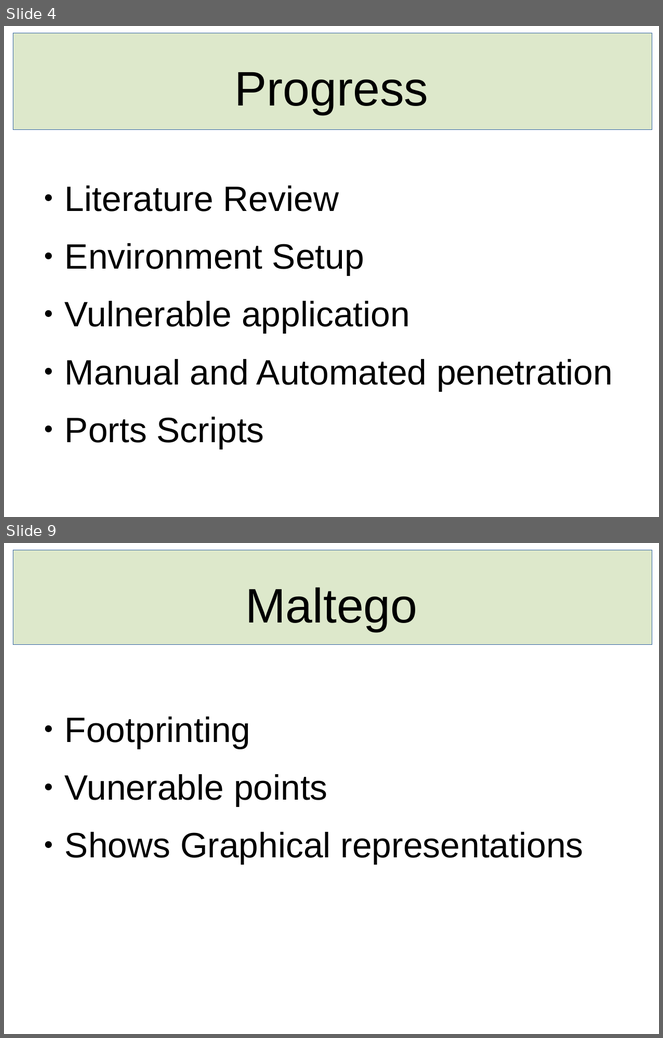
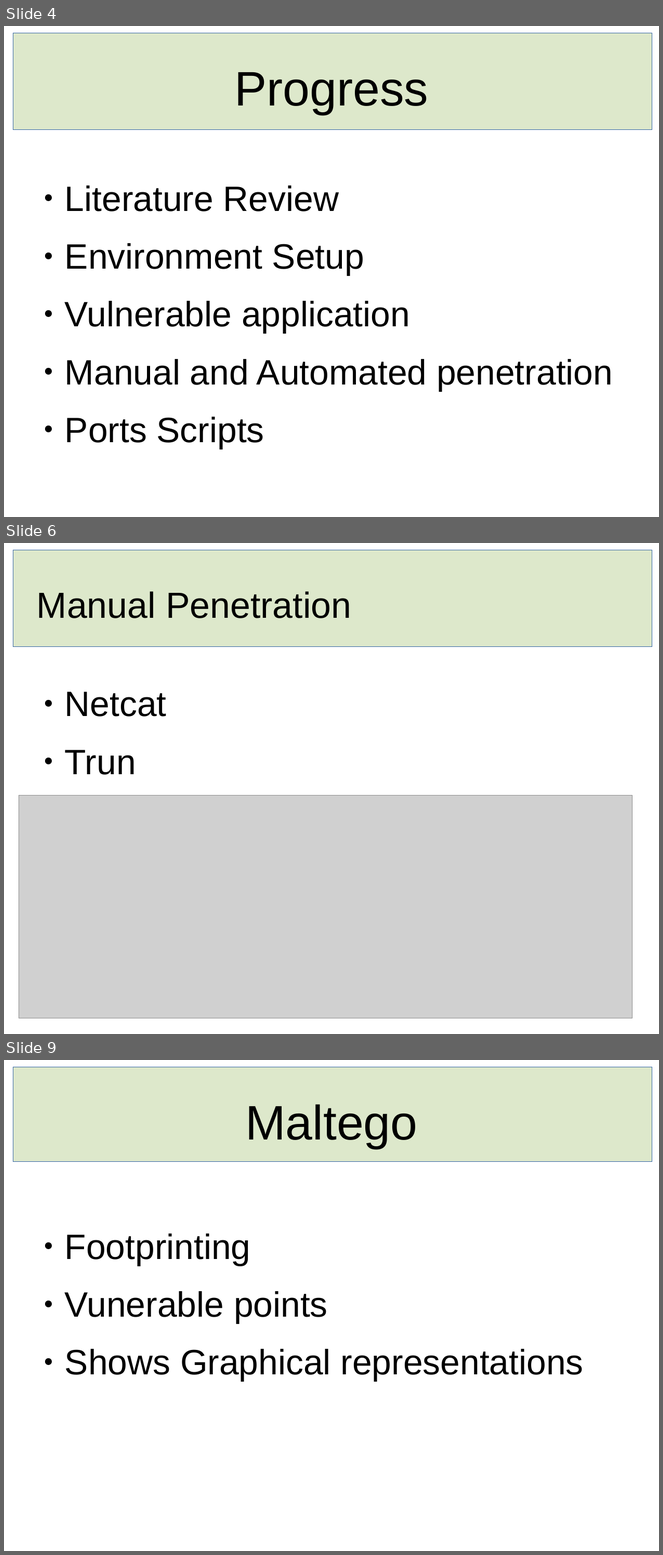
Before and after one commit to Shani123456-maker/finalyearproject, a slide deck: fyp-proposal_v1.pptx_1.odp. Shown one above the other, each under a label of ours: slides 4 and 9 before the commit, slides 4, 6 and 9 after it; the slides between them are not shown. The pictures are 663x1038 and 663x1555 pixels, drawn with LibreOffice and Linux fonts; fonts in the diff are those of the drawing; grey boxes stand for pictures. Boxes give left, top, right and bottom in pixels: in the first picture for what was removed or moved away, otherwise in the second. Text is boxed around its words. In the diff, an @@ line names an element or a change of style, - is before the commit and + after.

```diff
--- a/fyp-proposal_v1.pptx_1.odp
+++ b/fyp-proposal_v1.pptx_1.odp
@@ slide 6 added at (4,543,659,1034), background #FFFFFF @@
@@ rectangle added at (13,550,652,647), fill #DDE8CB, outline #3465A4 0 pt @@
@@ text added at (37,591,351,618), 44 pt, text #000000 @@
+Manual Penetration
@@ text added at (65,692,167,775), 42.7 pt, text #000000 @@
+● Netcat
+● Trun
@@ picture added at (19,796,633,1019) @@
```
Also in this commit, not shown: 1 slide changed, 2 other slides added, 3 slides removed, 9 other files.
